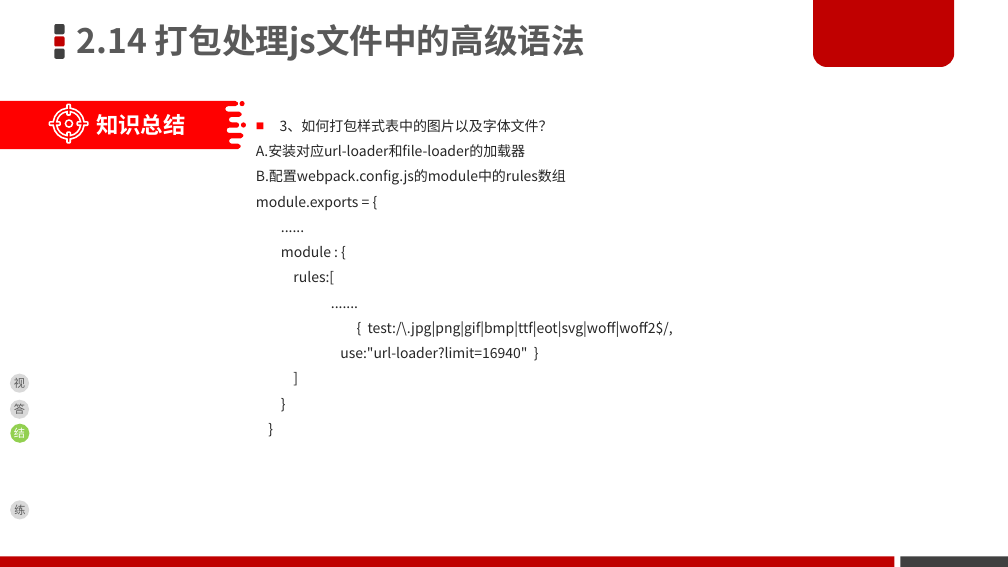
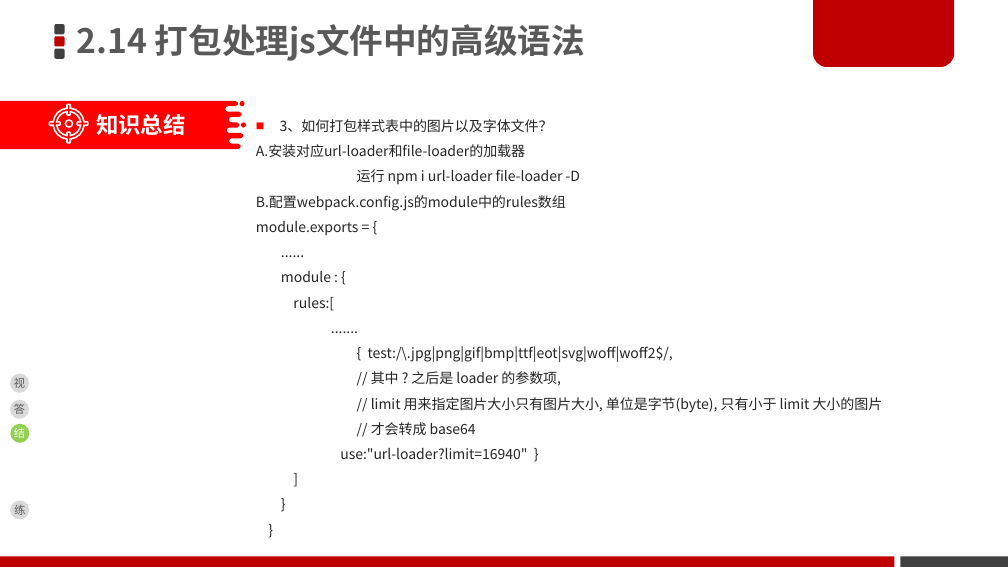
Before and after one commit to DwightChan/study, a slide deck: slide 43 of H5/00-博学谷_在线同步资料/05-Vue.js 项目实战资料/Vue-2019版/vue电商/2.vue-前端工程化/day06_电商项目_vue前端工程化.ppt. Drawn at 1008x567 pixels with LibreOffice and Linux fonts; fonts in the diff are those of the drawing; grey boxes stand for pictures; background and template pictures are left out. Boxes give left, top, right and bottom in pixels: in the first picture for what was removed or moved away, otherwise in the second. Text is boxed around its words. In the diff, an @@ line names an element or a change of style, - is before the commit and + after.

```diff
--- a/H5/00-博学谷_在线同步资料/05-Vue.js 项目实战资料/Vue-2019版/vue电商/2.vue-前端工程化/day06_电商项目_vue前端工程化.ppt
+++ b/H5/00-博学谷_在线同步资料/05-Vue.js 项目实战资料/Vue-2019版/vue电商/2.vue-前端工程化/day06_电商项目_vue前端工程化.ppt
@@ text at [357,169,580,184]: paragraph added @@
+运行 npm i url-loader file-loader -D
@@ text at [371,371,883,435]: paragraphs added @@
+// 其中 ? 之后是 loader 的参数项,
+// limit 用来指定图片大小只有图片大小, 单位是字节(byte), 只有小于 limit 大小的图片
+// 才会转成 base64
```
Also in this commit, not shown: 36 other slides changed, 2 other files.
